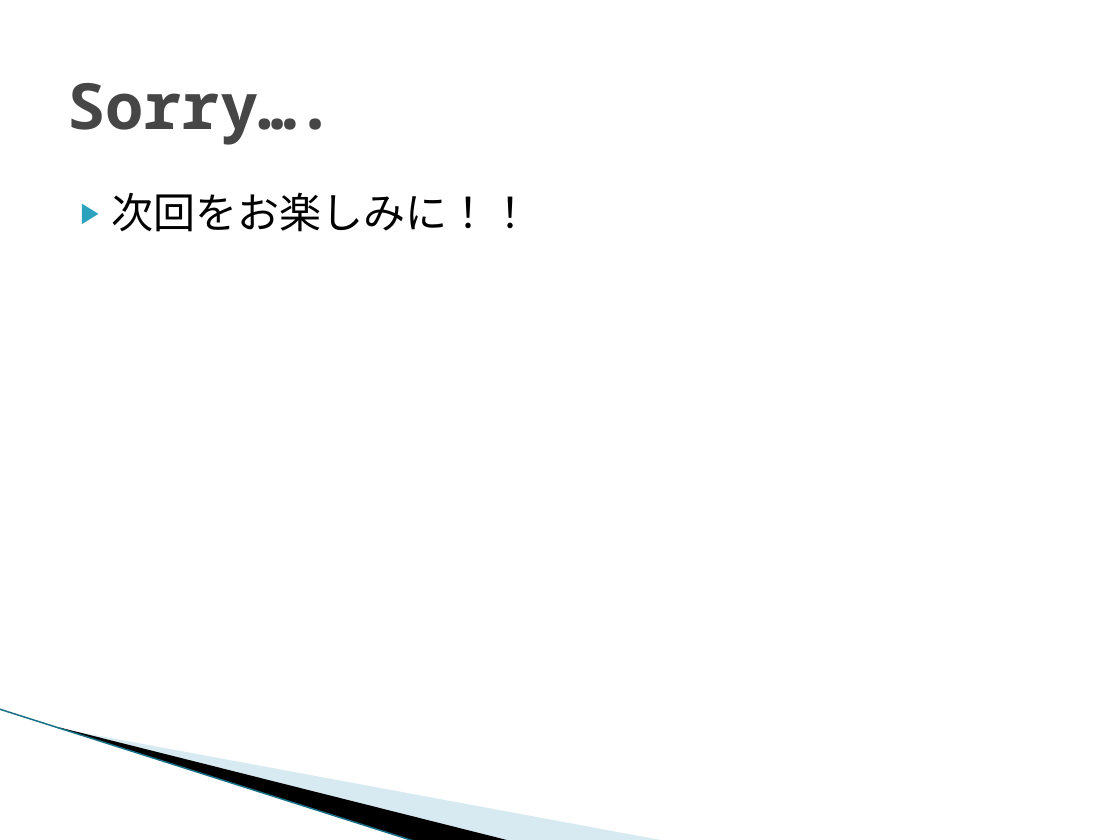
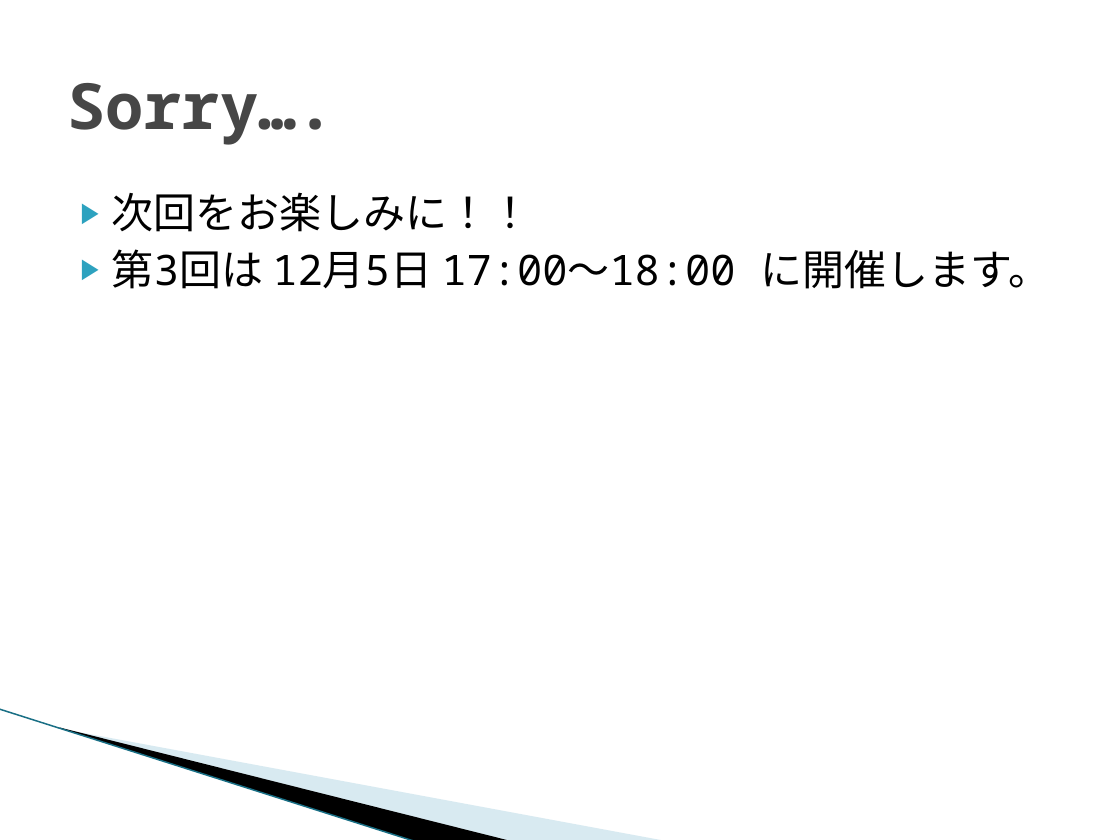
Before and after one commit to naruoga/LYaHfGGreadingMIS, a slide deck: slide 20 of 201311/LYaHfGG2.pptx. Drawn at 1120x840 pixels with LibreOffice and Linux fonts; fonts in the diff are those of the drawing; background and template pictures are left out. Boxes give left, top, right and bottom in pixels: in the first picture for what was removed or moved away, otherwise in the second. Text is boxed around its words. In the diff, an @@ line names an element or a change of style, - is before the commit and + after.

```diff
--- a/201311/LYaHfGG2.pptx
+++ b/201311/LYaHfGG2.pptx
@@ text at bbox=[112, 249, 1051, 289]: paragraph added @@
+▶ 第3回は 12月5日 17:00～18:00 に開催します。
```
Also in this commit, not shown: 3 other slides changed, 3 slides added, 4 other files.
